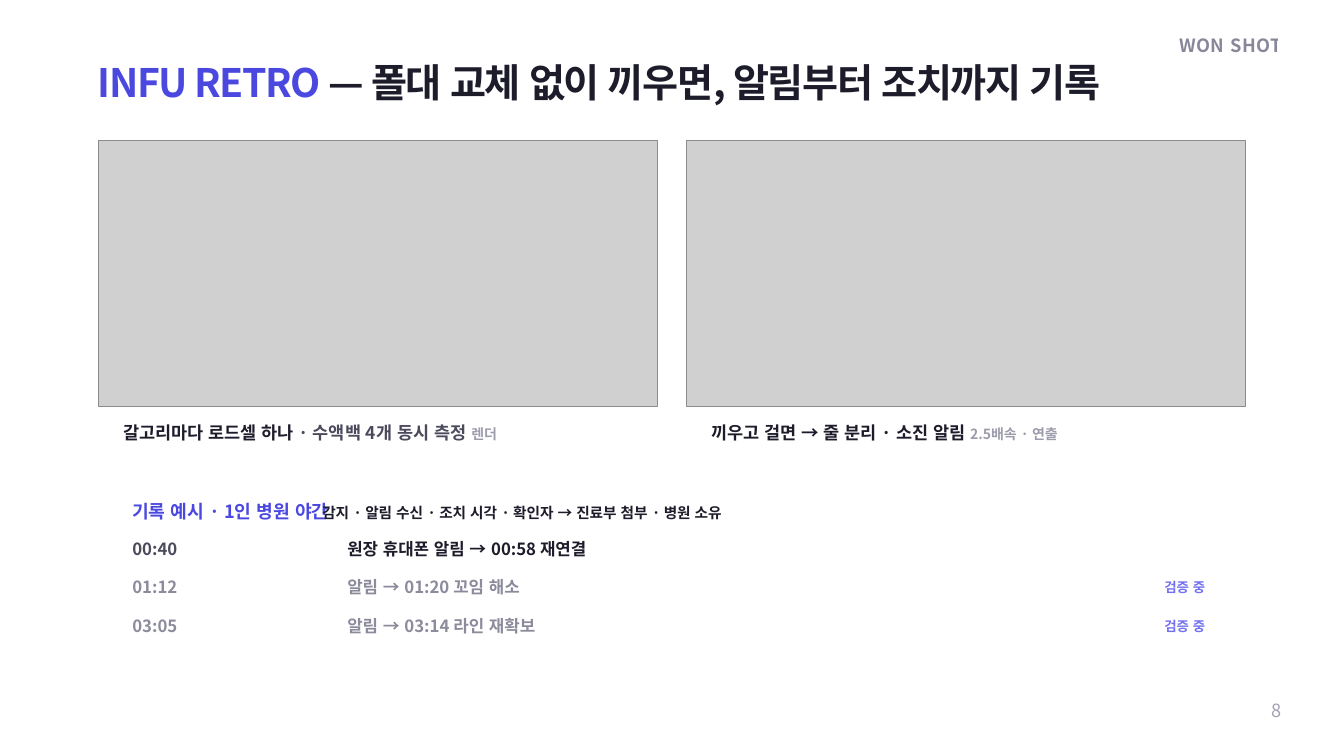
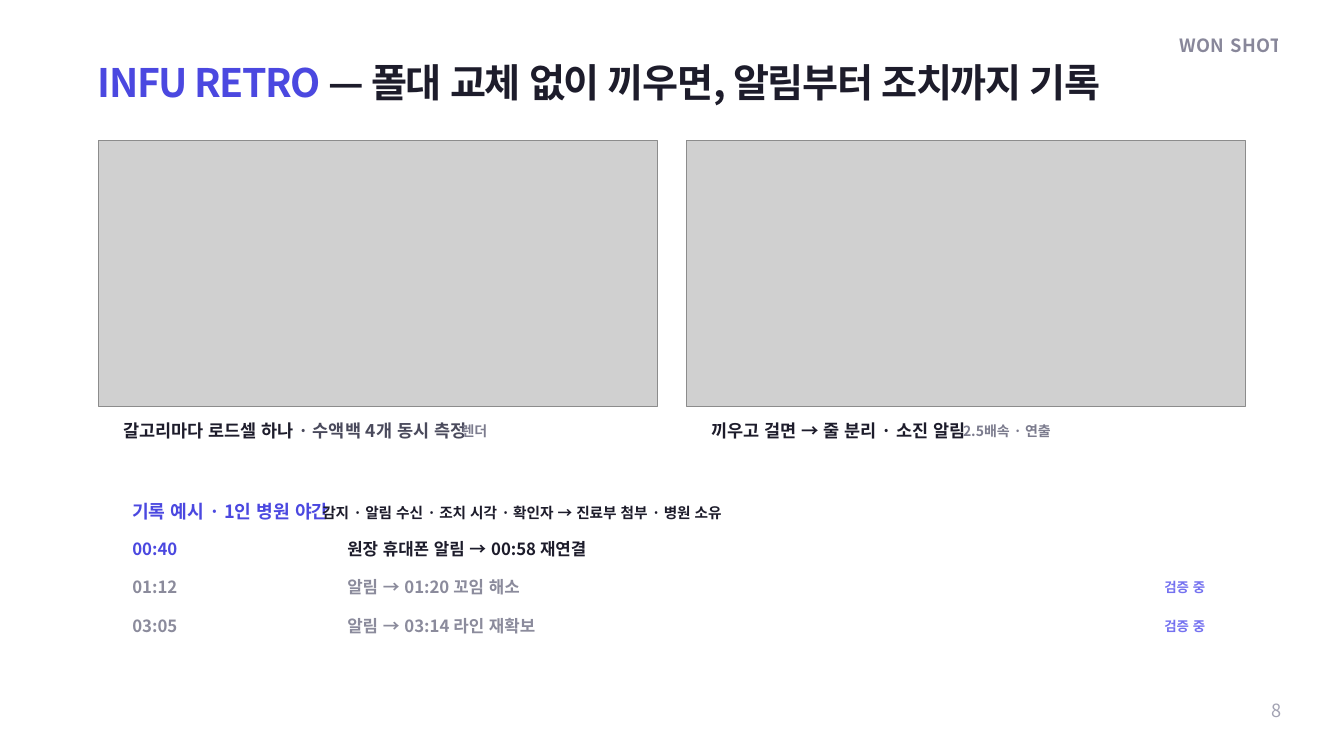
Before and after one commit to yhkwon2004/pet_test, a slide deck: slide 8 of export/INFU-RETRO_IR_WON-SHOT_editable.pptx. Drawn at 1344x756 pixels with LibreOffice and Linux fonts; fonts in the diff are those of the drawing; grey boxes stand for pictures; background and template pictures are left out. Boxes give left, top, right and bottom in pixels: in the first picture for what was removed or moved away, otherwise in the second. Text is boxed around its words. In the diff, an @@ line names an element or a change of style, - is before the commit and + after.

```diff
--- a/export/INFU-RETRO_IR_WON-SHOT_editable.pptx
+++ b/export/INFU-RETRO_IR_WON-SHOT_editable.pptx
@@ text at box(711, 419, 965, 442): text changed @@
-끼우고 걸면 → 줄 분리 · 소진 알림 2.5배속 · 연출
+끼우고 걸면 → 줄 분리 · 소진 알림
@@ text at box(123, 422, 466, 439): text changed @@
-갈고리마다 로드셀 하나 · 수액백 4개 동시 측정 렌더
+갈고리마다 로드셀 하나 · 수액백 4개 동시 측정
@@ text added at box(462, 422, 488, 438), 10 pt, text #7C7C8E, bold @@
+렌더
@@ text added at box(963, 424, 1051, 437), 10 pt, text #7C7C8E, bold @@
+2.5배속 · 연출
@@ text "00:40" at box(132, 542, 177, 555): text colour #4A4A5C to #4B48E0 @@
```
Also in this commit, not shown: 19 other slides changed, 2 slides added, 2 other files.
